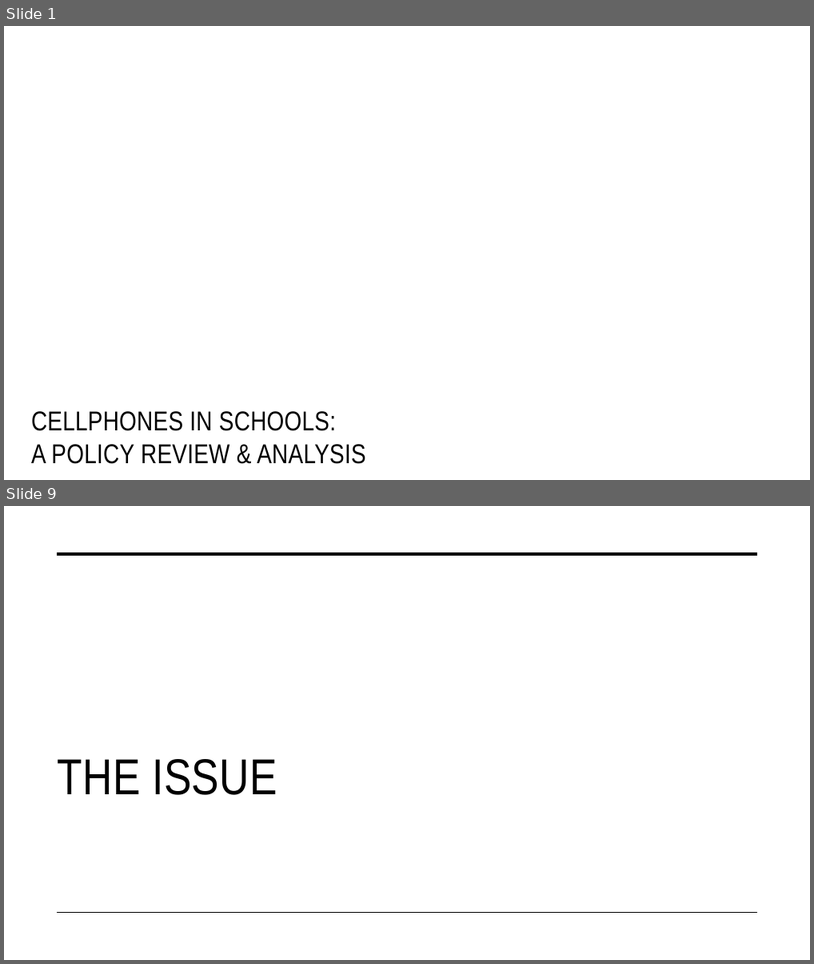
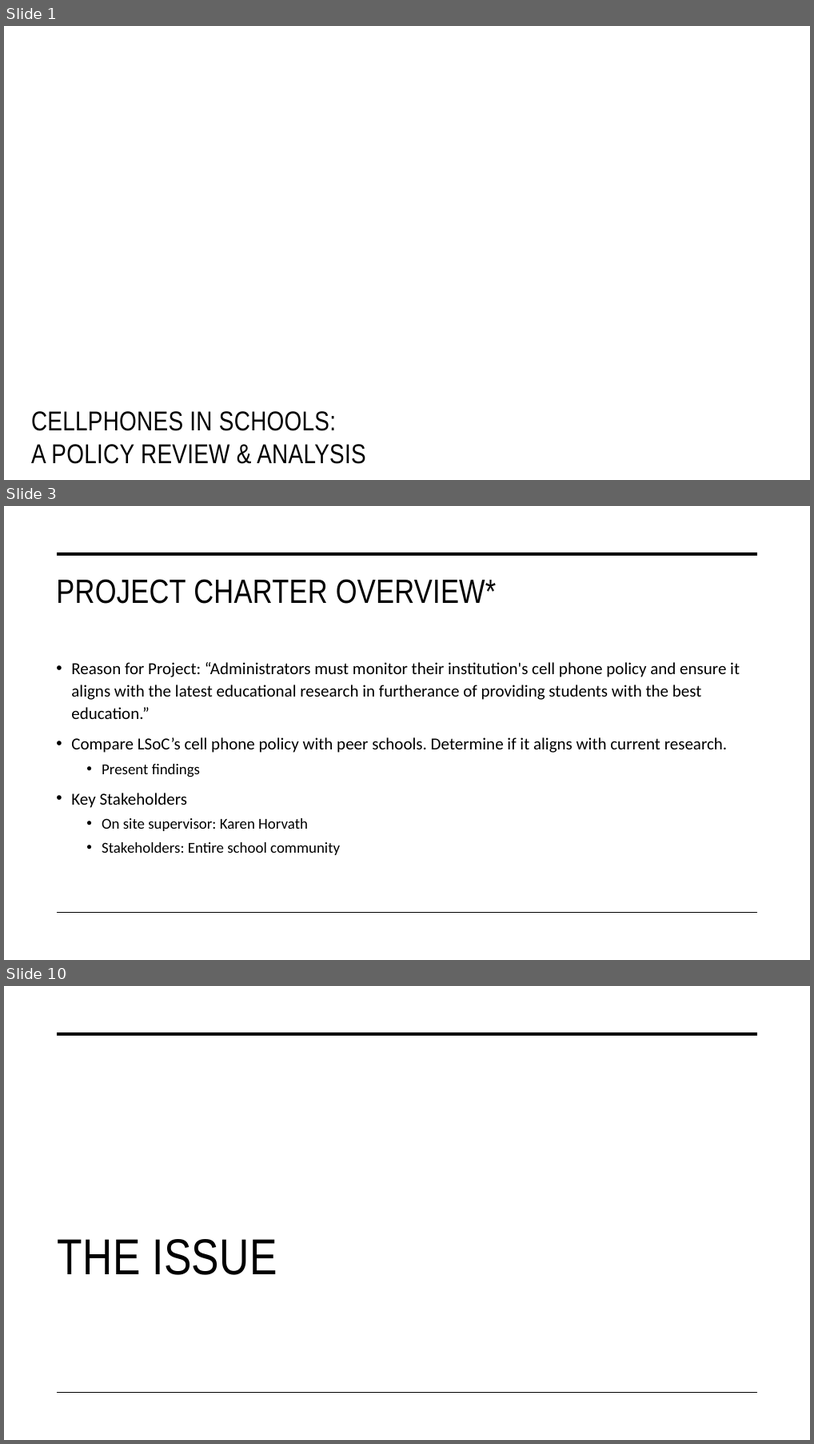
Before and after one commit to ChicagoDev/MSOE-Portfolio, a slide deck: artifacts/III-FinalPresentation & Cell Phone Project/Final Presentation.pptx. Shown one above the other, each under a label of ours: slides 1 and 9 before the commit, slides 1, 3 and 10 after it; the slides between them are not shown. The pictures are 814x964 and 814x1444 pixels, drawn with LibreOffice and Linux fonts; fonts in the diff are those of the drawing; background and template pictures are left out. Boxes give left, top, right and bottom in pixels: in the first picture for what was removed or moved away, otherwise in the second. Text is boxed around its words. In the diff, an @@ line names an element or a change of style, - is before the commit and + after.

Commit message:
Added Assessment practices artifact
Updated project presentation

```diff
--- a/artifacts/III-FinalPresentation & Cell Phone Project/Final Presentation.pptx
+++ b/artifacts/III-FinalPresentation & Cell Phone Project/Final Presentation.pptx
@@ slide 3 added at (4, 506, 810, 960), background #FFFFFF; not listed: 2 template elements that a slide beside it also shows @@
@@ title added at (56, 579, 496, 604), 40 pt, text #000000 @@
+PROJECT CHARTER OVERVIEW*
@@ text added at (71, 662, 740, 855), 20 pt, text #000000 @@
+• Reason for Project: “Administrators must monitor their institution's cell phone policy and ensure it aligns with the latest educational research in furtherance of providing students with the best education.”
+• Compare LSoC’s cell phone policy with peer schools. Determine if it aligns with current research.
+  • Present findings
+• Key Stakeholders
+  • On site supervisor: Karen Horvath
+  • Stakeholders: Entire school community
@@ what was slide 9 is now slide 10 @@
```
Also in this commit, not shown: 7 slides changed, 1 other file.
